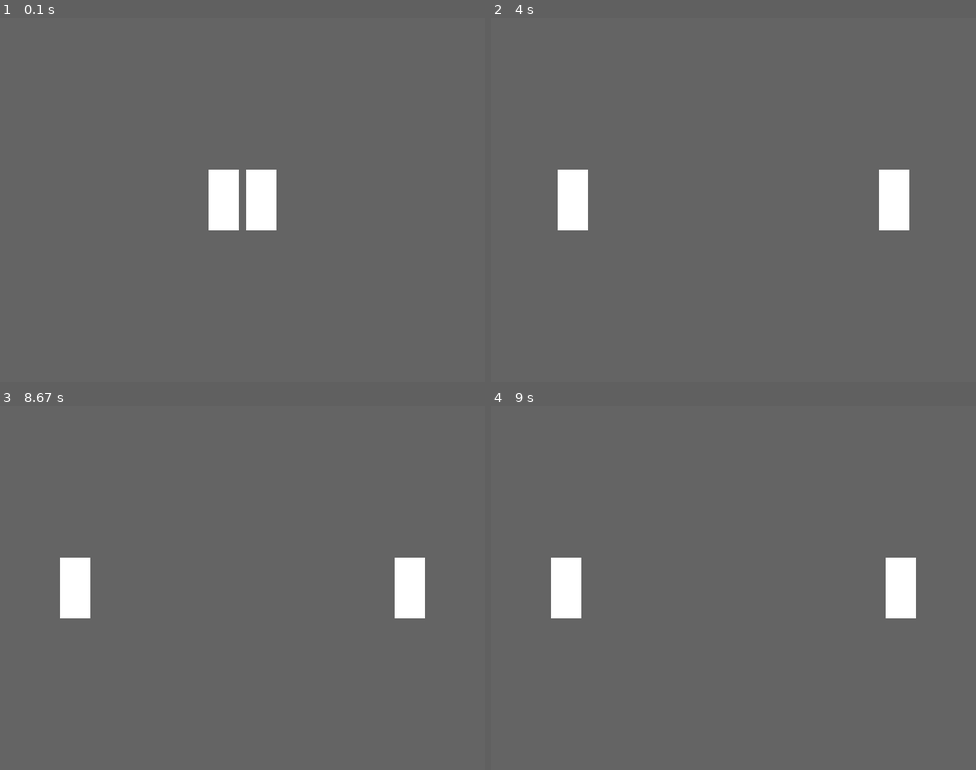
Above: before the commit, frames 1-4 (two rows, left to right).
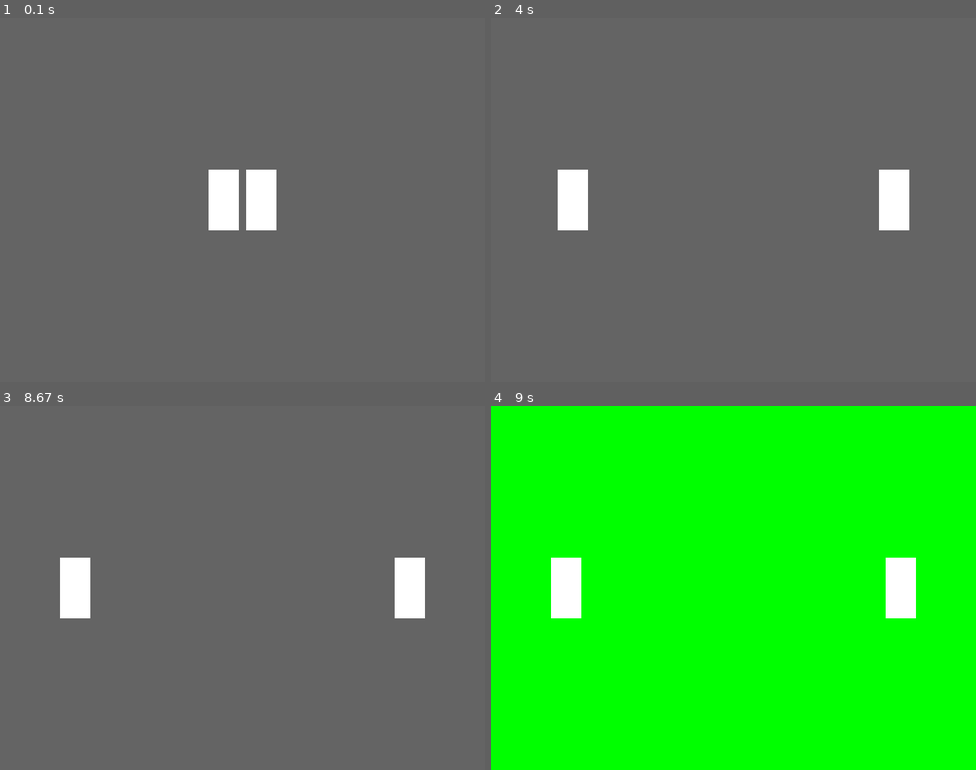
Above: after the commit, the same moments.

Repository: lukacb/Pygame---Duelo-no-Velho-Oeste
Game: pygame game, started from duelo.py
Same seed, same stepped clock (60 frames per second), same inputs: the game is played once before the commit and once after it.
Inputs:
- Up to frame 1 (0.1 s): no input
- Up to frame 2 (4 s): no input
- Up to frame 3 (8.67 s): no input
- Up to frame 4 (9 s): no input

Frames 1-3 are identical in both runs. In frame 4, 98% of the frame differs, in the area x 0-100%, y 0-100%.

Commit message:
Tela verde

Diff:
--- a/duelo.py
+++ b/duelo.py
@@ -12,11 +12,17 @@
 PRETO = (0, 0, 0)
 BRANCO = (255, 255, 255)
 CINZA_FUNDO = (100, 100, 100)
+VERDE = (0,255,0)
 
 jogador1_rect = pygame.Rect(350, 250, 50, 100)
 jogador2_rect = pygame.Rect(400, 250, 50, 100)
 velocidade = 1
 estado_jogo = "ANDANDO"
+tempo_sinal = random.uniform(3.0,5.0)
+print(f"Tempo sorteado: {tempo_sinal} segundos")
+
+tempo_inicio_espera = 0
+sinal_ativo = False
 
 clock = pygame.time.Clock() #Devo controlar a velocidade dos frames
 
@@ -33,7 +39,21 @@
         if jogador1_rect.left < 100 or jogador2_rect.right > 700:
             print("Parados! Esperando o sinal...")
             estado_jogo = "ESPERANDO"
-    tela.fill(CINZA_FUNDO)
+            tempo_inicio_espera = pygame.time.get_ticks()
+    elif estado_jogo == "ESPERANDO":
+        tempo_agora = pygame.time.get_ticks()
+        tempo_passados_ms = tempo_agora - tempo_inicio_espera
+        tempo_sinal_ms = tempo_sinal * 1000
+        if tempo_passados_ms > tempo_sinal_ms:
+            print("SINAL VERDE!")
+            estado_jogo = "SINAL"
+            sinal_ativo = True
+
+    if sinal_ativo == True:
+        tela.fill(VERDE)
+    else:
+        tela.fill(CINZA_FUNDO)
+
     pygame.draw.rect(tela, BRANCO, jogador1_rect)
     pygame.draw.rect(tela, BRANCO, jogador2_rect)
     pygame.display.flip() #Atualiza a tela
